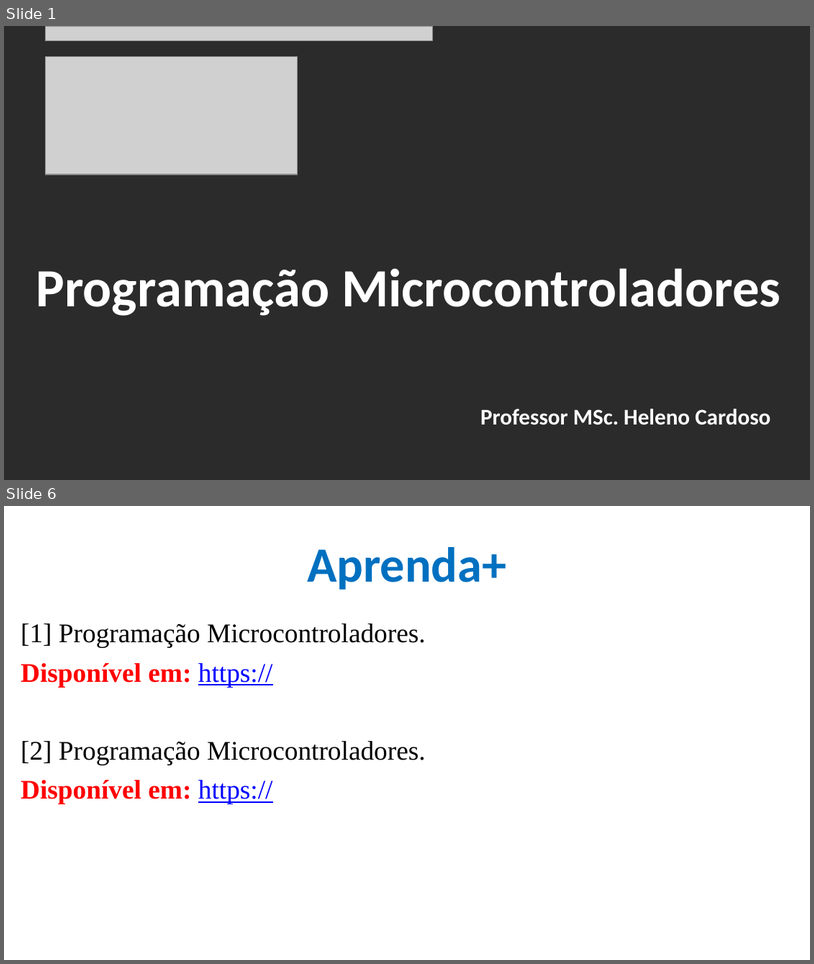
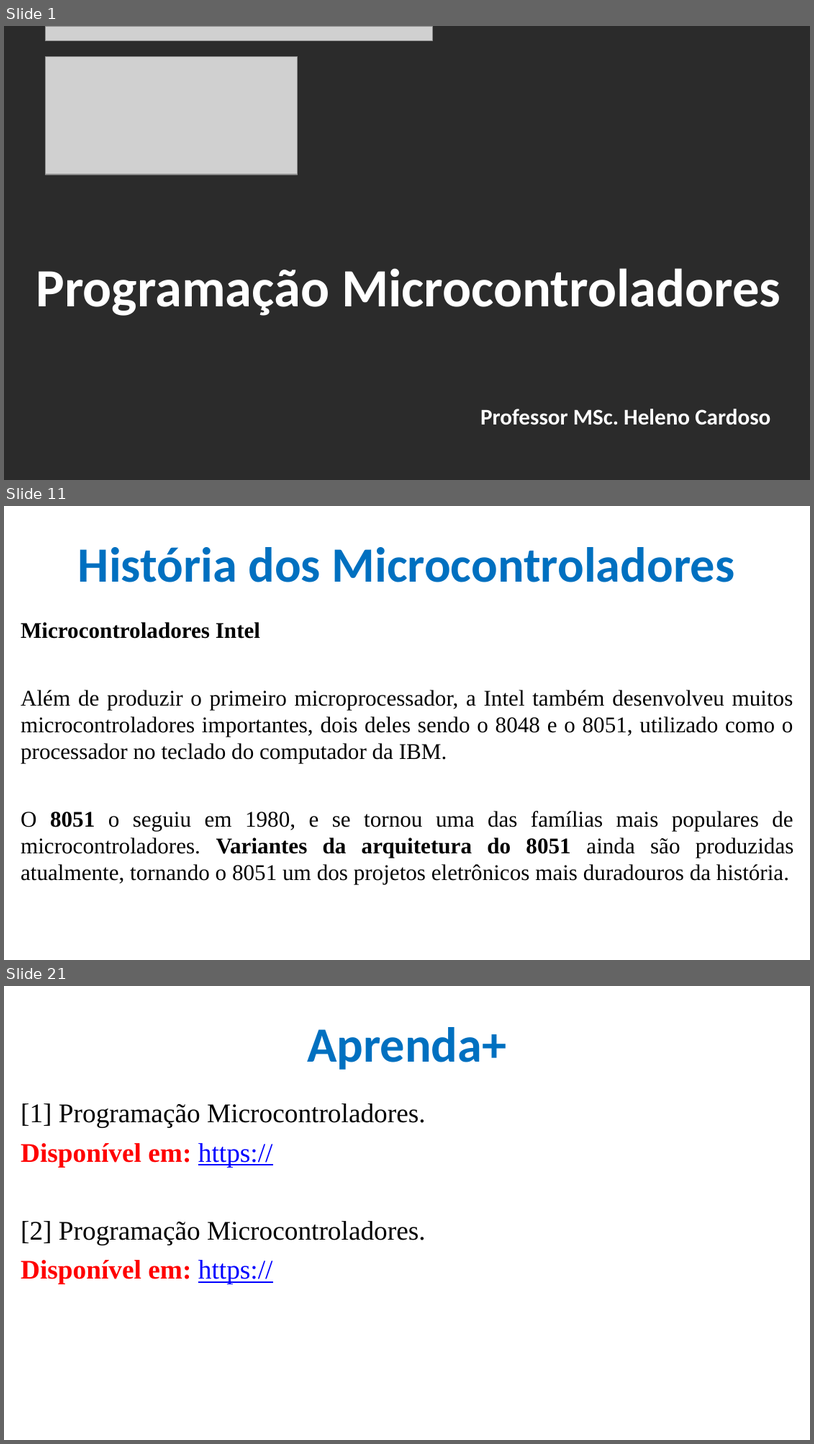
Before and after one commit to CloudEducationBrazil/WydenArea1ProgramacaoMicrocontroladores, a slide deck: 01 Classes/Aula 01 - Programação Microcontroladores.pptx. Shown one above the other, each under a label of ours: slides 1 and 6 before the commit, slides 1, 11 and 21 after it; the slides between them are not shown. The pictures are 814x964 and 814x1444 pixels, drawn with LibreOffice and Linux fonts; fonts in the diff are those of the drawing; grey boxes stand for pictures; background and template pictures are left out; a plain dark background stands for a picture behind light text. Boxes give left, top, right and bottom in pixels: in the first picture for what was removed or moved away, otherwise in the second. Text is boxed around its words. In the diff, an @@ line names an element or a change of style, - is before the commit and + after.

Commit message:
Aula 01 Microcontroladores ....

```diff
--- a/01 Classes/Aula 01 - Programação Microcontroladores.pptx
+++ b/01 Classes/Aula 01 - Programação Microcontroladores.pptx
@@ slide 11 added at bbox=[4, 506, 810, 960], background picture (left out) @@
@@ title added at bbox=[78, 547, 736, 582], 44 pt, text #0070C0, bold @@
+História dos Microcontroladores
@@ text added at bbox=[21, 622, 795, 884], 20 pt, text #000000 @@
+Microcontroladores Intel
+Além de produzir o primeiro microprocessador, a Intel também desenvolveu muitos microcontroladores importantes, dois deles sendo o 8048 e o 8051, utilizado como o processador no teclado do computador da IBM.
+O 8051 o seguiu em 1980, e se tornou uma das famílias mais populares de microcontroladores. Variantes da arquitetura do 8051 ainda são produzidas atualmente, tornando o 8051 um dos projetos eletrônicos mais duradouros da história.
@@ what was slide 6 is now slide 21 @@
```
Also in this commit, not shown: 5 slides changed, 14 other slides added.
